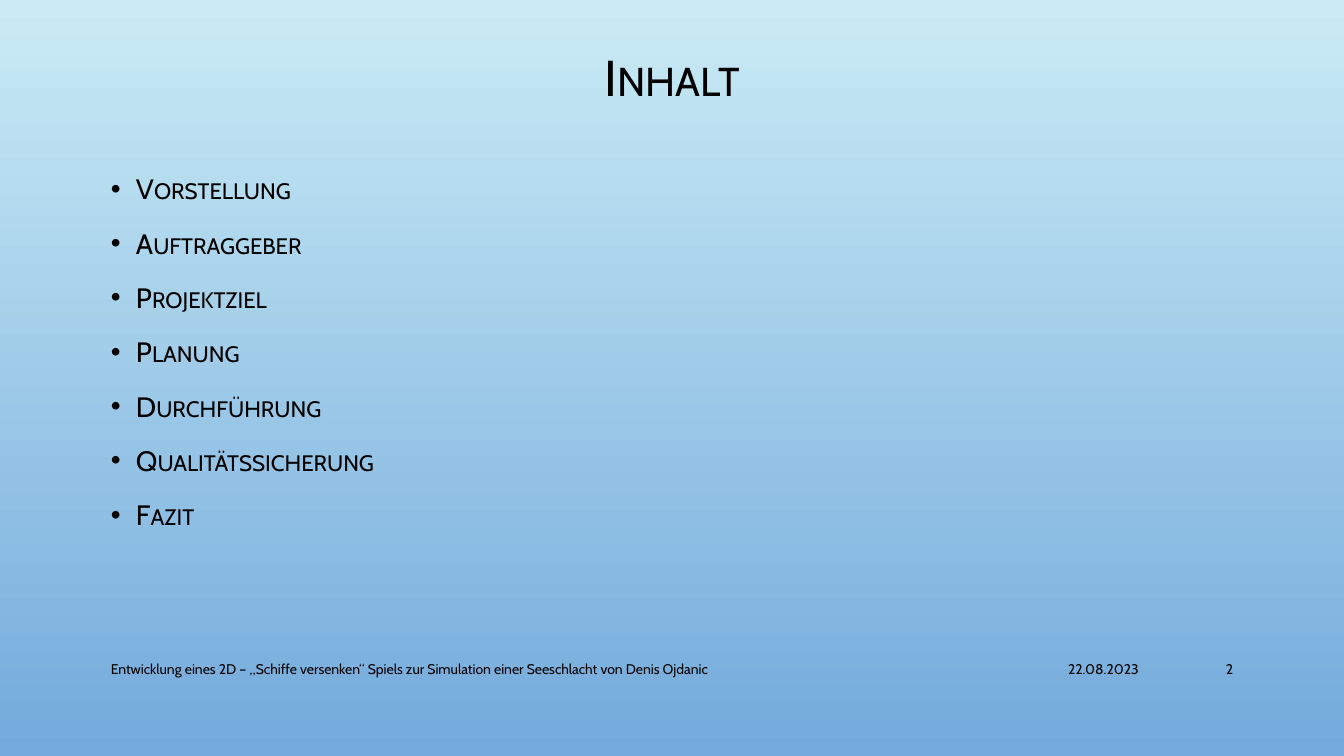
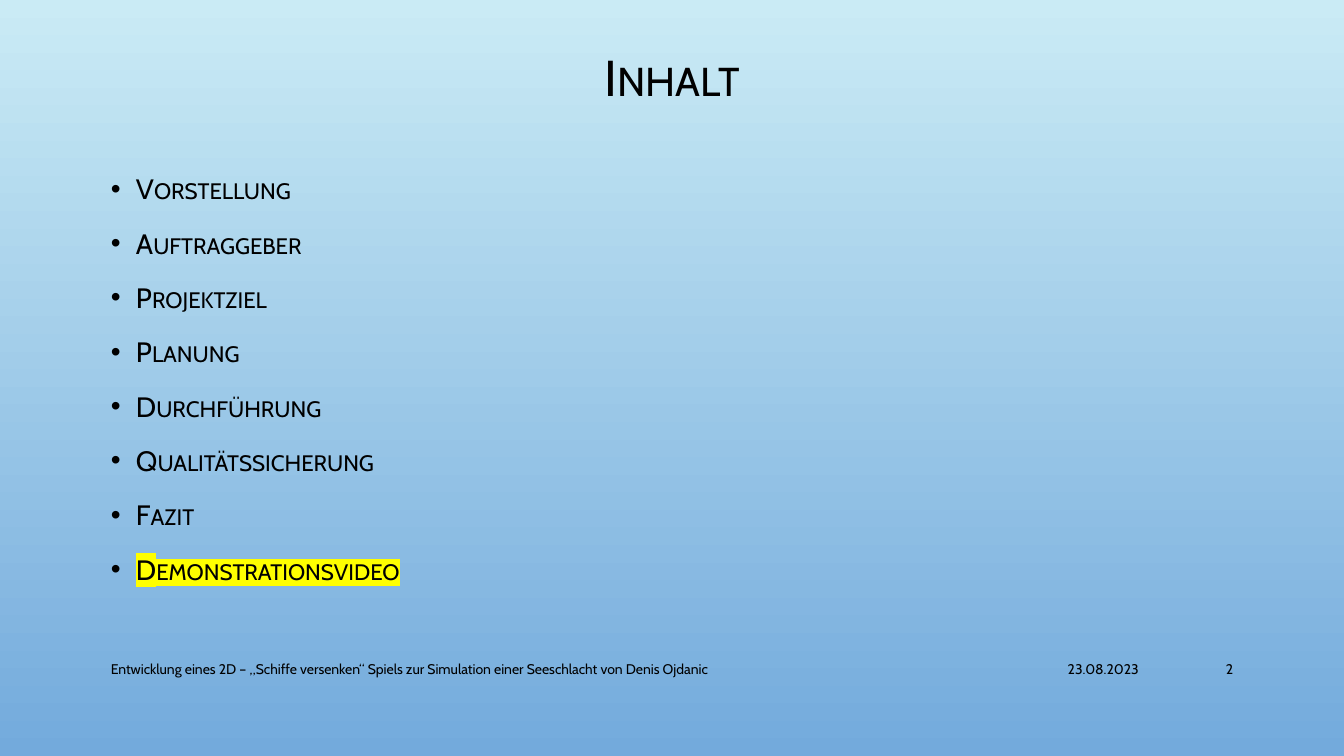
Before and after one commit to Der-Denis/Schiffe-versenken, a slide deck: slide 2 of Dokumente/Projektpräsentation.pptx. Drawn at 1344x756 pixels with LibreOffice and Linux fonts; fonts in the diff are those of the drawing; background and template pictures are left out. Boxes give left, top, right and bottom in pixels: in the first picture for what was removed or moved away, otherwise in the second. Text is boxed around its words. In the diff, an @@ line names an element or a change of style, - is before the commit and + after.

Commit message:
Präsentation
Inhalte+

```diff
--- a/Dokumente/Projektpräsentation.pptx
+++ b/Dokumente/Projektpräsentation.pptx
@@ text at [101,160,1243,638]: paragraph added @@
+• Demonstrationsvideo
@@ text at [1068,664,1139,674]: text changed @@
-22.08.2023
+23.08.2023
```
Also in this commit, not shown: 8 other slides changed, 1 slide added.
